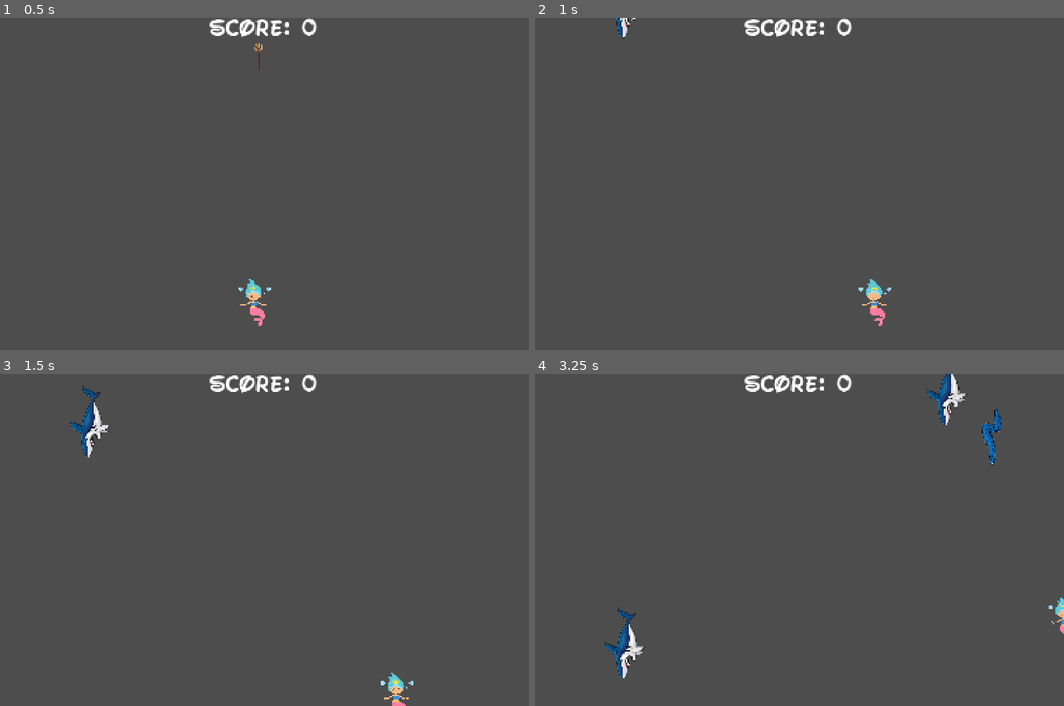
Above: before the commit, frames 1-4 (two rows, left to right).
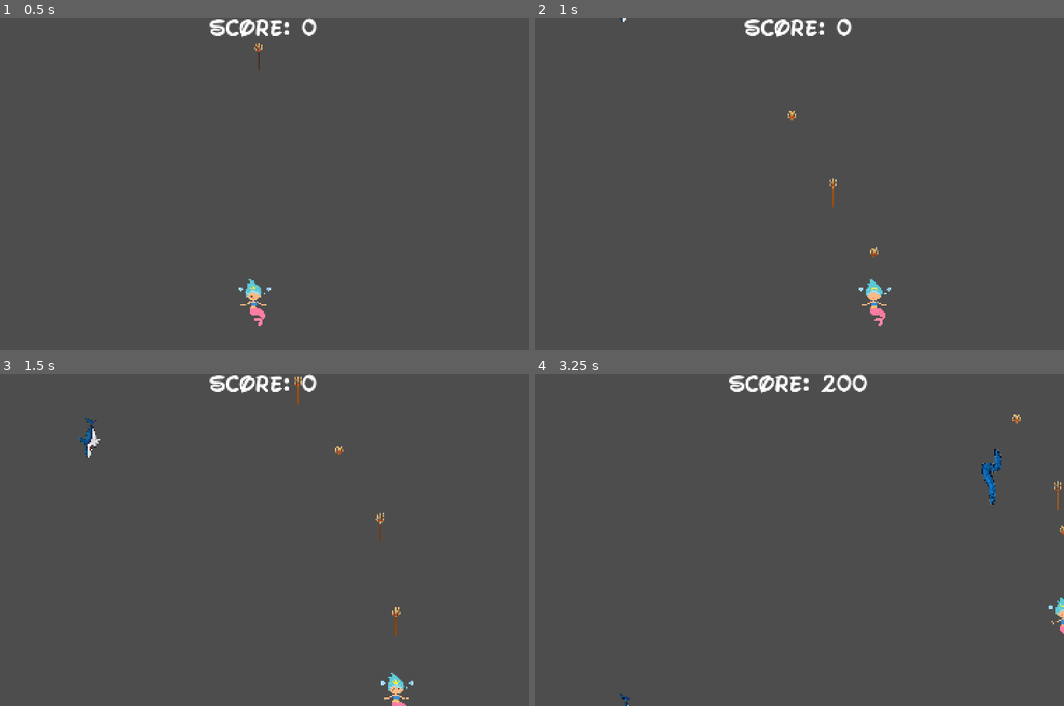
Above: after the commit, the same moments.

Repository: mnurbol-glitch/A-Mermaids-Tale
Game: Godot game, scene res://scenes/Game_Madina.tscn
The game is run twice, just before and just after one commit, with the same random seed, the same clock (stepped at 60 frames per second) and the same inputs.
Inputs:
- Up to frame 1 (0.5 s): no input
- Up to frame 2 (1 s): tap Enter at 0.5 s; hold Right (move_right) from 0.53 s (still down); hold Space (shoot, bound only after the commit) from 0.53 s (still down)
- Up to frame 3 (1.5 s): release Right (move_right) at 1.28 s; release Space (shoot, bound only after the commit) at 1.28 s; hold Down (move_down) from 1.28 s (still down); tap Space (shoot, bound only after the commit) at 1.35 s
- Up to frame 4 (3.25 s): release Down (move_down) at 2.03 s; hold Right (move_right) 2.03-2.78 s; hold Space (shoot, bound only after the commit) 2.03-2.78 s; hold Up (move_up) from 2.78 s (still down); tap Space (shoot, bound only after the commit) at 2.85 s

Frame 1 is identical in both runs. In frame 2, 0.2% of the frame differs, in the area x 15-65%, y 0-72%; in frame 3, 0.7%; in frame 4, 2.4%, in the area x 13-100%, y 0-100%.

Commit message:
error have to go back

Diff:
--- a/a-mermaids-tale-game/project.godot
+++ b/a-mermaids-tale-game/project.godot
@@ -20,9 +20,6 @@
 window/size/viewport_width=1680
 window/size/viewport_height=1050
 window/stretch/mode="canvas_items"
-window/layer_3=""
-window/layer_2=""
-window/layer_1=""
 
 [global_group]
 
@@ -66,7 +63,8 @@
 }
 shoot={
 "deadzone": 0.5,
-"events": []
+"events": [Object(InputEventKey,"resource_local_to_scene":false,"resource_name":"","device":-1,"window_id":0,"alt_pressed":false,"shift_pressed":false,"ctrl_pressed":false,"meta_pressed":false,"pressed":false,"keycode":0,"physical_keycode":32,"key_label":0,"unicode":32,"location":0,"echo":false,"script":null)
+]
 }
 
 [layer_names]
--- a/a-mermaids-tale-game/scenes/Game_Madina.tscn
+++ b/a-mermaids-tale-game/scenes/Game_Madina.tscn
@@ -26,6 +26,7 @@
 
 [node name="Trident" parent="." unique_id=1662651136 instance=ExtResource("3_iw4op")]
 position = Vector2(826, 668)
+speed = null
 
 [node name="TridentContainer" type="Node2D" parent="." unique_id=1696181520]
 
--- a/a-mermaids-tale-game/scenes/diver_enemy.tscn
+++ b/a-mermaids-tale-game/scenes/diver_enemy.tscn
@@ -4,18 +4,14 @@
 [ext_resource type="Texture2D" uid="uid://cybaku785f4mv" path="res://assets/Subject 2 copy.png" id="2_5ovsw"]
 
 [node name="DiverEnemy" unique_id=1823678090 instance=ExtResource("1_x15ja")]
-speed = 400
+speed = 500
 points = 200
 
 [node name="Sprite2D" parent="." index="0" unique_id=286168872]
-position = Vector2(1, 3.5527137e-15)
 rotation = -1.5707964
-scale = Vector2(0.35, 0.35)
+scale = Vector2(0.2, 0.2)
 texture = ExtResource("2_5ovsw")
 
 [node name="CollisionPolygon2D" parent="." index="1" unique_id=1924963564]
-position = Vector2(0, 4)
-polygon = PackedVector2Array(-28, 37, -64, 0, -25, 11, -19, -16, -7, -40, 6, -74, -10, -82, -22, -110, 13, -90, 37, -91, 12, -71, 33, -25, 37, 12, 64, 11, 39, 23, 61, 28, 37, 37, 17, 58, 4, 99, -5, 108, -15, 99)
-
-[node name="VisibleOnScreenNotifier2D" parent="." index="2" unique_id=743832035]
-position = Vector2(-10, -140)
+position = Vector2(1, 0)
+polygon = PackedVector2Array(-17, 24, -36, 1, -16, 9, -10, -14, 1, -36, -3, -45, -12, -52, -14, -63, -2, -57, 6, -51, 19, -52, 7, -37, 21, 7, 35, 8, 25, 14, 33, 19, 21, 21, 3, 57, -3, 67, -10, 62, -17, 41)
--- a/a-mermaids-tale-game/scenes/enemy.tscn
+++ b/a-mermaids-tale-game/scenes/enemy.tscn
@@ -7,7 +7,6 @@
 collision_layer = 2
 collision_mask = 5
 script = ExtResource("1_md0e3")
-speed = 200
 
 [node name="Sprite2D" type="Sprite2D" parent="." unique_id=286168872]
 rotation = 1.5707964
Not shown: 1 places in a-mermaids-tale-game/scenes/game_over_screen.tscn that only renumber resources
Not shown, changed: .DS_Store
